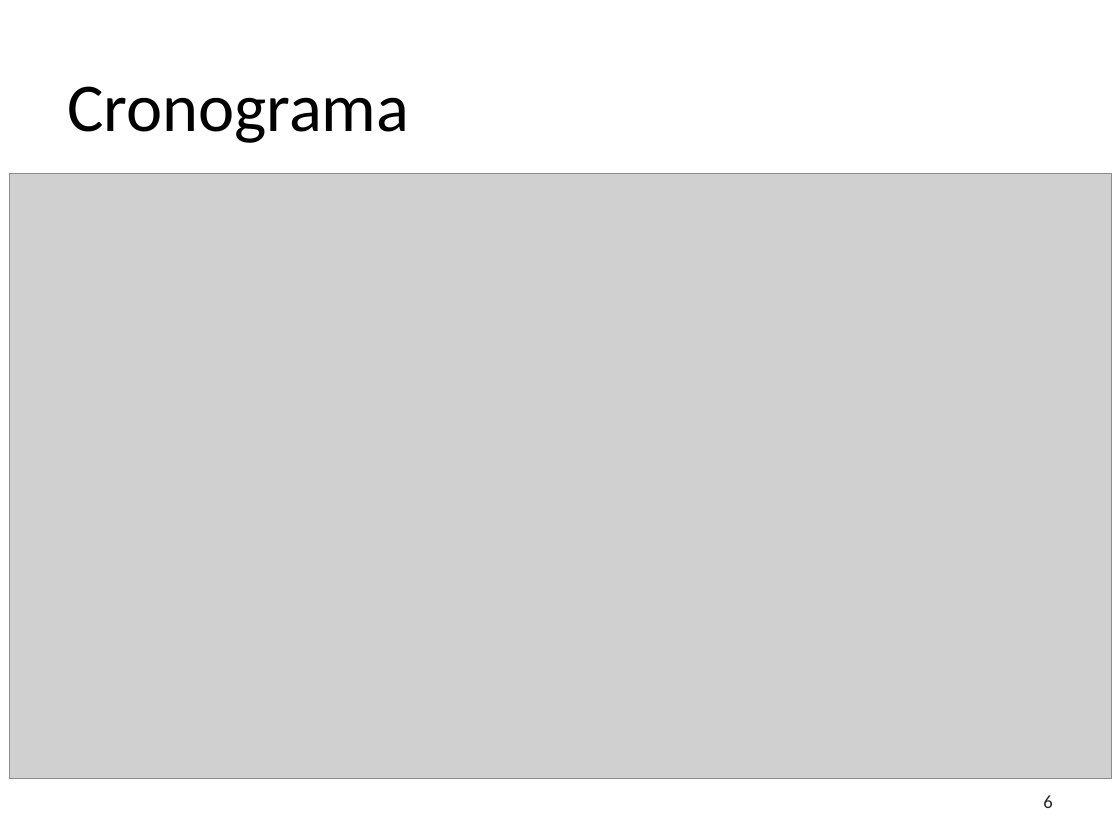
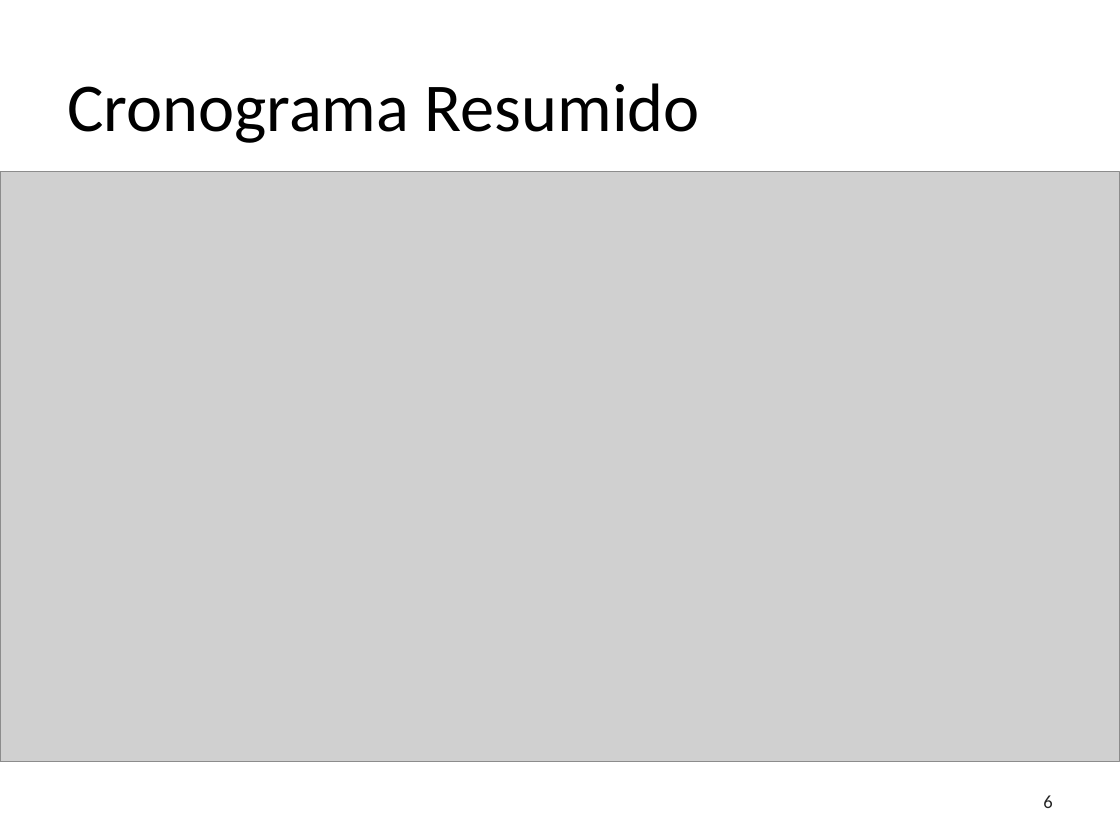
Before and after one commit to Rinidi/EasyWallet, a slide deck: slide 6 of Apresentação/SmartWallet.pptx. Drawn at 1120x840 pixels with LibreOffice and Linux fonts; fonts in the diff are those of the drawing; grey boxes stand for pictures; background and template pictures are left out. Boxes give left, top, right and bottom in pixels: in the first picture for what was removed or moved away, otherwise in the second. Text is boxed around its words. In the diff, an @@ line names an element or a change of style, - is before the commit and + after.

```diff
--- a/Apresentação/SmartWallet.pptx
+++ b/Apresentação/SmartWallet.pptx
@@ title at (67, 83, 700, 143): text changed @@
-Cronograma
+Cronograma Resumido
@@ picture: place and size @@
-picture at (10, 174, 1112, 778)
+picture at (0, 171, 1120, 762)
```
Also in this commit, not shown: 3 other slides changed, 1 slide added, 12 other files.
